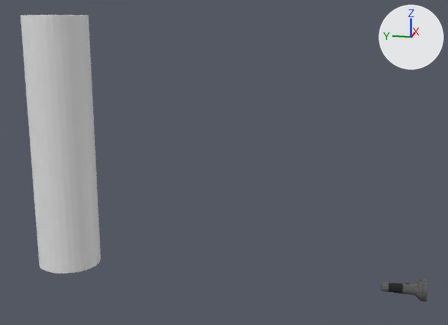
Before and after pictures for a commit that changed the glTF model assets/models/flashlight.glb.
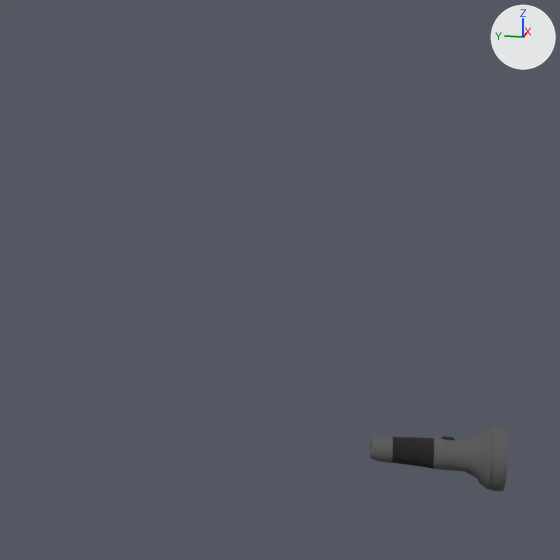
Each version is shown whole from a 50 mm lens placed at (-4.507, 0.466, 2.039), pointed at (-0.003, 1.367, 0.912), then close up on the part from 57% to 99% of the width and 41% to 100% of the height. Every picture has the same lights, and +X, +Y and +Z are marked at upper right. Where no turn or scale is listed for an object, it has been applied to the vertices.

Before the edit, the objects in view are built like this:
```python
me_cylinder_001 = bpy.data.meshes.new('Cylinder.001')
me_cylinder_001.from_pydata(...)  # 344 vertices, 698 faces; spans x -0.082..0.082, y -0.175..0.151, z -0.082..0.082
# faces by material slot: [50, 634, 14]
me_cylinder_001.materials.append(mat_grip)  # black #1d1d1d
me_cylinder_001.materials.append(mat_base)  # dark grey #5a5a5a
me_cylinder_001.materials.append(mat_glass)  # picture img_13
ob_flashlight = bpy.data.objects.new('Flashlight', me_cylinder_001)
ob_flashlight.location = (0.0, 0.0, 0.0)
```
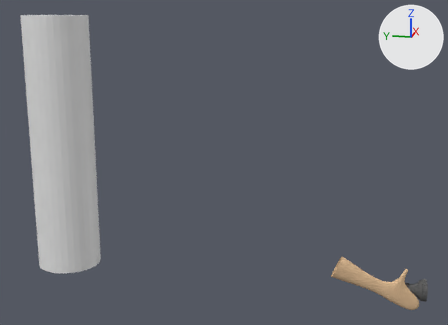
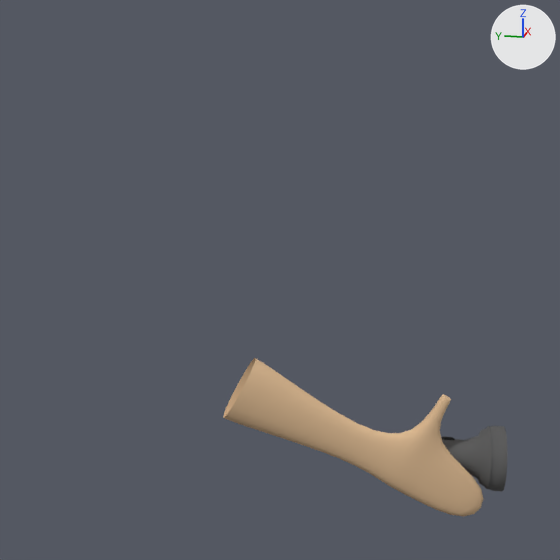
Boxes [x1, y1, x2, y2] around the edits, measured in the close-ups (560 x 560 px):
'Cube.001', added (beige): after [223, 358, 483, 516]

The change, as a diff of the scene's bpy script:
```diff
--- a/assets/models/flashlight.glb.py
+++ b/assets/models/flashlight.glb.py
@@ mat_td_checker_001 @@
+mat_td_checker_001 = principled_material('TD_Checker.001')
+mat_td_checker_001.base_color = (0.716, 0.485, 0.283)  # beige #dcb991
+mat_td_checker_001.roughness = 1.0
@@ me_cube_003 @@
+me_cube_003.from_pydata(...)  # 505 vertices, 992 faces; spans x -0.106..-0.01, y -0.147..0.508, z -0.14..0.245
+me_cube_003.materials.append(mat_td_checker_001)  # beige #dcb991
@@ ob_cube_001 @@
+ob_cube_001 = bpy.data.objects.new('Cube.001', me_cube_003)
+ob_cube_001.location = (0.0, 0.019, 0.0)
```
